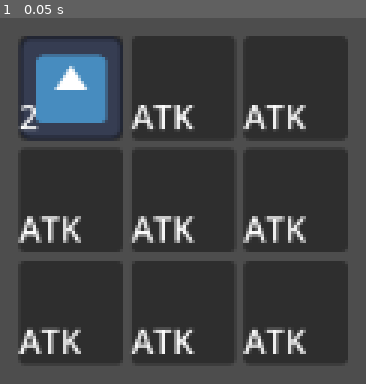
Above: before the commit, frame 1.
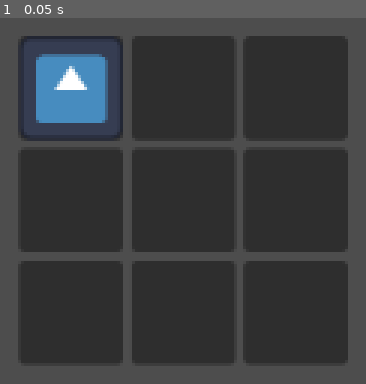
Above: after the commit, the same moment.

Repository: JoeThCo/Frogue_Proof_Of_Concept
Game: Godot game, scene res://game.tscn
Two runs of this game, one before a commit and one after it. Both use one fixed random seed, a clock stepped at 60 frames per second and the inputs below. The engine's default icon, where the game draws it, is replaced by a stand-in: a white triangle on a blue panel in a dark square.
Inputs:
- Up to frame 1 (0.05 s): no input

The runs differ from the first frame. In frame 1, 5.6% of the frame differs, in the area x 4-84%, y 23-92%.

Commit message:
Drag and drop done jesus fuck

Diff:
--- a/frog_grid.gd
+++ b/frog_grid.gd
@@ -24,7 +24,7 @@
     print("New Grid Print...")
     for child in get_children():
         var temp_frog_slot: Frog_Slot = child as Frog_Slot
-        print(temp_frog_slot.frog_data)
+        print(temp_frog_slot.texture_rect.property)
 
 
 func add_frog():
@@ -33,6 +33,12 @@
     var frog_data = {"TEXTURE": texture, "DAMAGE": damage}
     get_child(0).set_property(frog_data)
 
+    var index = 0
+    for i in get_children():
+        if i.is_filled == false:
+            index = i.get_index()
+            break
+    get_child(index).set_property(frog_data)
 
 func _process(_delta: float) -> void:
     if Input.is_action_just_pressed("Debug"):
--- a/frog_slot.gd
+++ b/frog_slot.gd
@@ -4,6 +4,8 @@
 
 @export var texture_rect: TextureRect
 
+
+var is_filled: bool = false
 
 #to get data that can be dragged and dropped onto controls that expect drop data
 func _get_drag_data(_at_position: Vector2) -> Variant:
@@ -36,3 +38,4 @@
 
 func set_property(frog_data: Dictionary):
     texture_rect.property = frog_data
+    is_filled = frog_data["TEXTURE"] == null
--- a/frog_slot.tscn
+++ b/frog_slot.tscn
@@ -14,10 +14,3 @@
 layout_mode = 2
 expand_mode = 1
 script = ExtResource("2_26jcg")
-
-[node name="Debug" type="Label" parent="Frog_Data"]
-layout_mode = 0
-offset_top = 27.0
-offset_right = 50.0
-offset_bottom = 50.0
-text = "ATK"
--- a/frog_stats.gd
+++ b/frog_stats.gd
@@ -1,10 +1,9 @@
 extends TextureRect
 
 
-@export var damage: int = 5:
+var damage: int = 0:
     set(value):
         damage = value
-        $Debug.text = str(damage)
 
 
 @onready var property: Dictionary = {"TEXTURE": texture,
